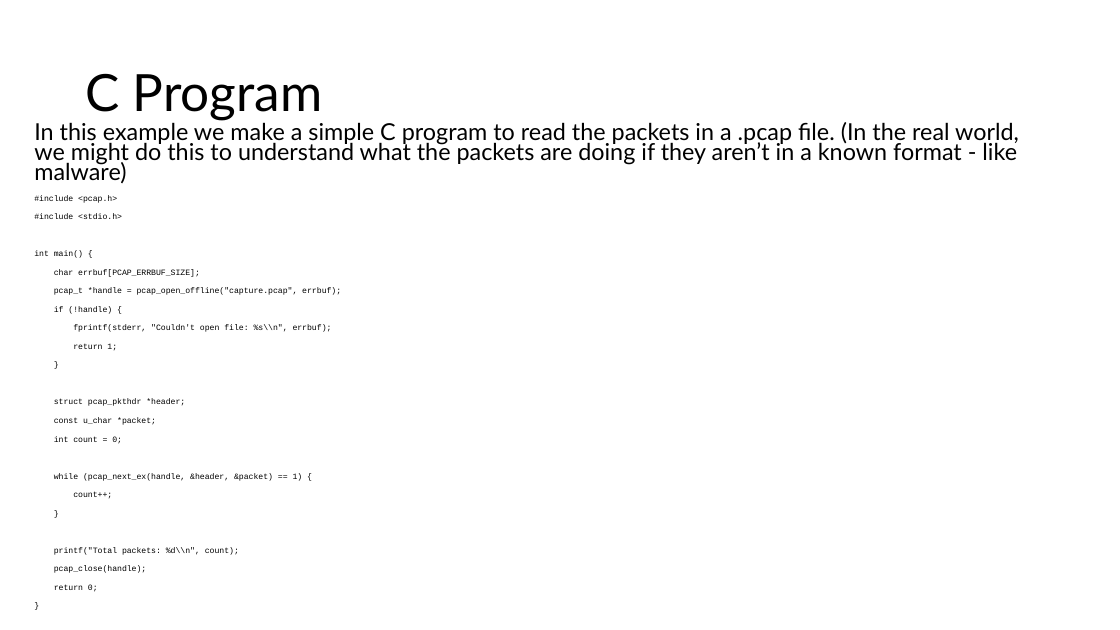
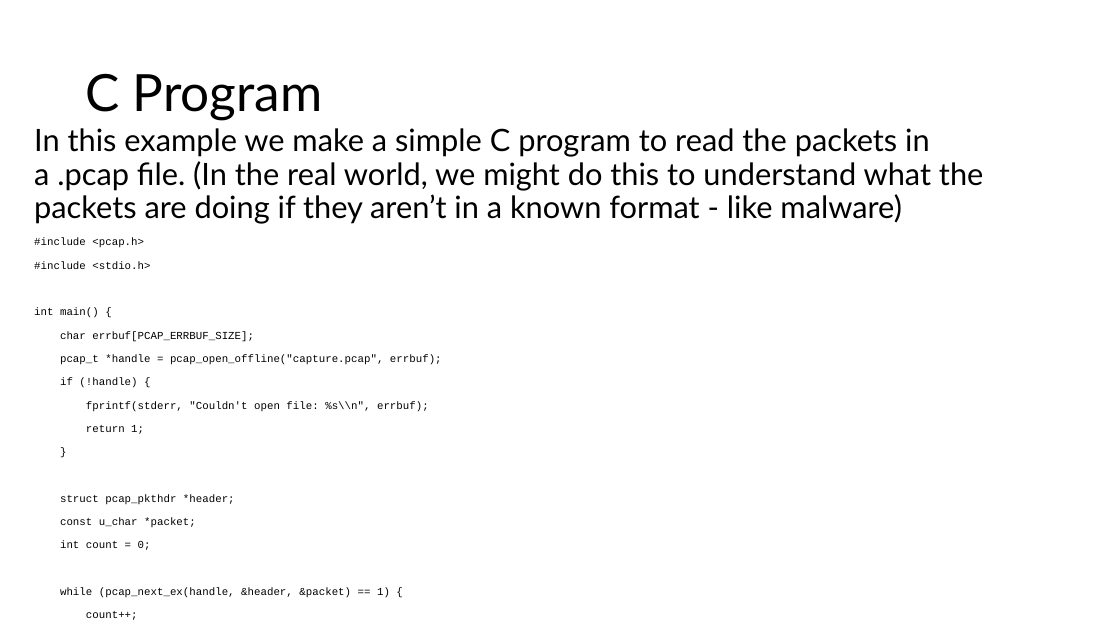
Before and after one commit to linuxgeeked/public, a slide deck: slide 16 of CyberCamp2025/2025_CyberCamp.pptx. Drawn at 1120x630 pixels with LibreOffice and Linux fonts; fonts in the diff are those of the drawing. Boxes give left, top, right and bottom in pixels: in the first picture for what was removed or moved away, otherwise in the second. Text is boxed around its words. In the diff, an @@ line names an element or a change of style, - is before the commit and + after.

```diff
--- a/CyberCamp2025/2025_CyberCamp.pptx
+++ b/CyberCamp2025/2025_CyberCamp.pptx
@@ text "In this example we make ..." at (34,128,983,620): size 20 to 26.4 pt in "In this example we make a simple ..."; size 7 to 9.2 pt in "#include <pcap.h>", "#include <stdio.h>", "int main() {", "char errbuf[PCAP_ERRBUF_SIZE];" and 15 more places; line spacing 0.7 to 0.9 @@
```
Also in this commit, not shown: 8 other slides changed, 8 other files.
